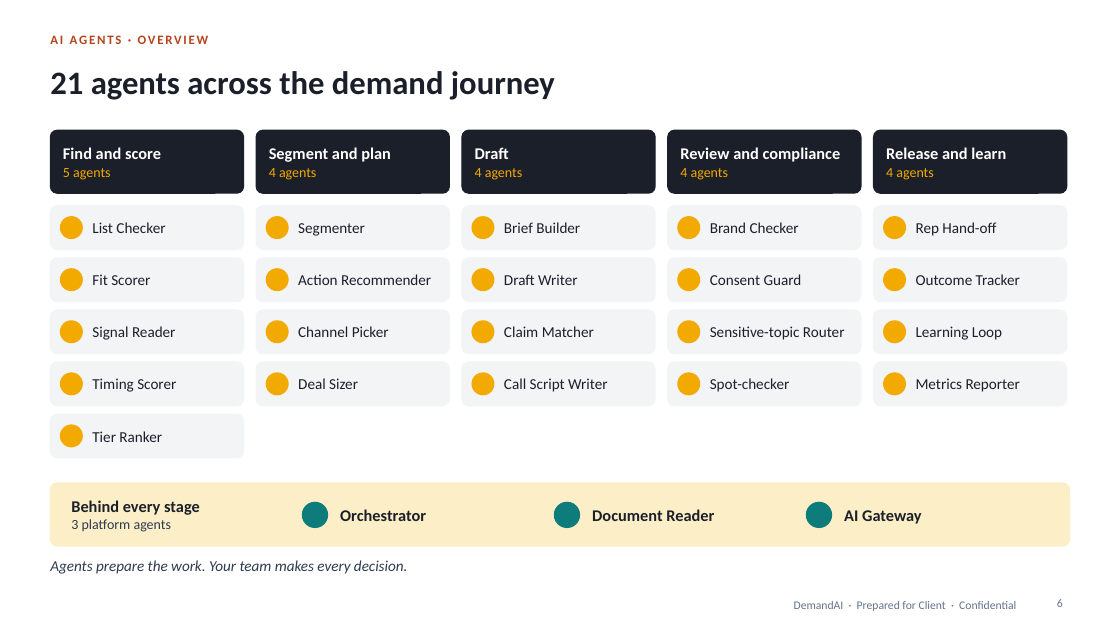
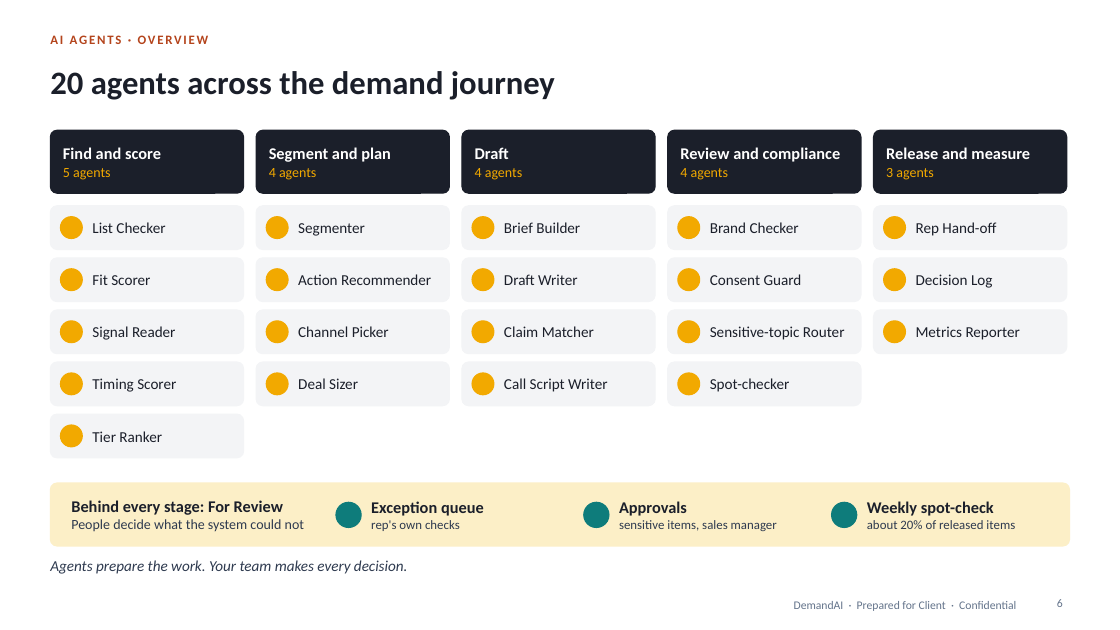
Before and after one commit to shantanusharma-commits/Demand-AI---POC, a slide deck: slide 6 of proposal/DemandAI_Pilot_Proposal.pptx. Drawn at 1120x630 pixels with LibreOffice and Linux fonts; fonts in the diff are those of the drawing. Boxes give left, top, right and bottom in pixels: in the first picture for what was removed or moved away, otherwise in the second. Text is boxed around its words. In the diff, an @@ line names an element or a change of style, - is before the commit and + after.

```diff
--- a/proposal/DemandAI_Pilot_Proposal.pptx
+++ b/proposal/DemandAI_Pilot_Proposal.pptx
@@ title at <box>50,71,555,100</box>: text changed @@
-21 agents across the demand journey
+20 agents across the demand journey
@@ text at <box>886,147,1030,180</box>: text changed @@
-Release and learn
-4 agents
+Release and measure
+3 agents
@@ text at <box>916,274,992,288</box>: text changed @@
-Outcome Tracker
+Decision Log
@@ text "Metrics Reporter": place and size @@
-text "Metrics Reporter" at <box>916,378,1020,392</box>
+text "Metrics Reporter" at <box>916,326,1020,340</box>
@@ text removed at <box>916,326,1002,340</box> @@
-Learning Loop
@@ rounded rectangle removed at <box>874,362,1067,406</box> @@
@@ ellipse removed at <box>884,373,906,395</box> @@
@@ text at <box>71,500,304,531</box>: text changed; size 14 to 12 pt; text colour #1B1F2A to #2E3A4F; bold off @@
-Behind every stage
-3 platform agents
+Behind every stage: For Review
+People decide what the system could not
@@ ellipse: place and size @@
-ellipse at <box>302,502,328,528</box>
+ellipse at <box>336,502,361,528</box>
@@ text removed at <box>340,509,426,521</box> @@
-Orchestrator
@@ text added at <box>371,501,484,531</box>, 14 pt, text #1B1F2A, bold @@
+Exception queue
+rep's own checks
@@ ellipse: place and size @@
-ellipse at <box>555,502,580,528</box>
+ellipse at <box>584,502,609,528</box>
@@ text removed at <box>592,509,714,521</box> @@
-Document Reader
@@ text added at <box>619,501,777,531</box>, 11 pt, text #2E3A4F @@
+Approvals
+sensitive items, sales manager
@@ ellipse: place and size @@
-ellipse at <box>807,502,832,528</box>
+ellipse at <box>832,502,857,528</box>
@@ text added at <box>867,501,1015,529</box>, 11 pt, text #2E3A4F @@
+Weekly spot-check
+about 20% of released items
@@ text removed at <box>844,510,922,524</box> @@
-AI Gateway
```
Also in this commit, not shown: 11 other slides changed, 5 slides added, 2 slides removed, 1 other file.
